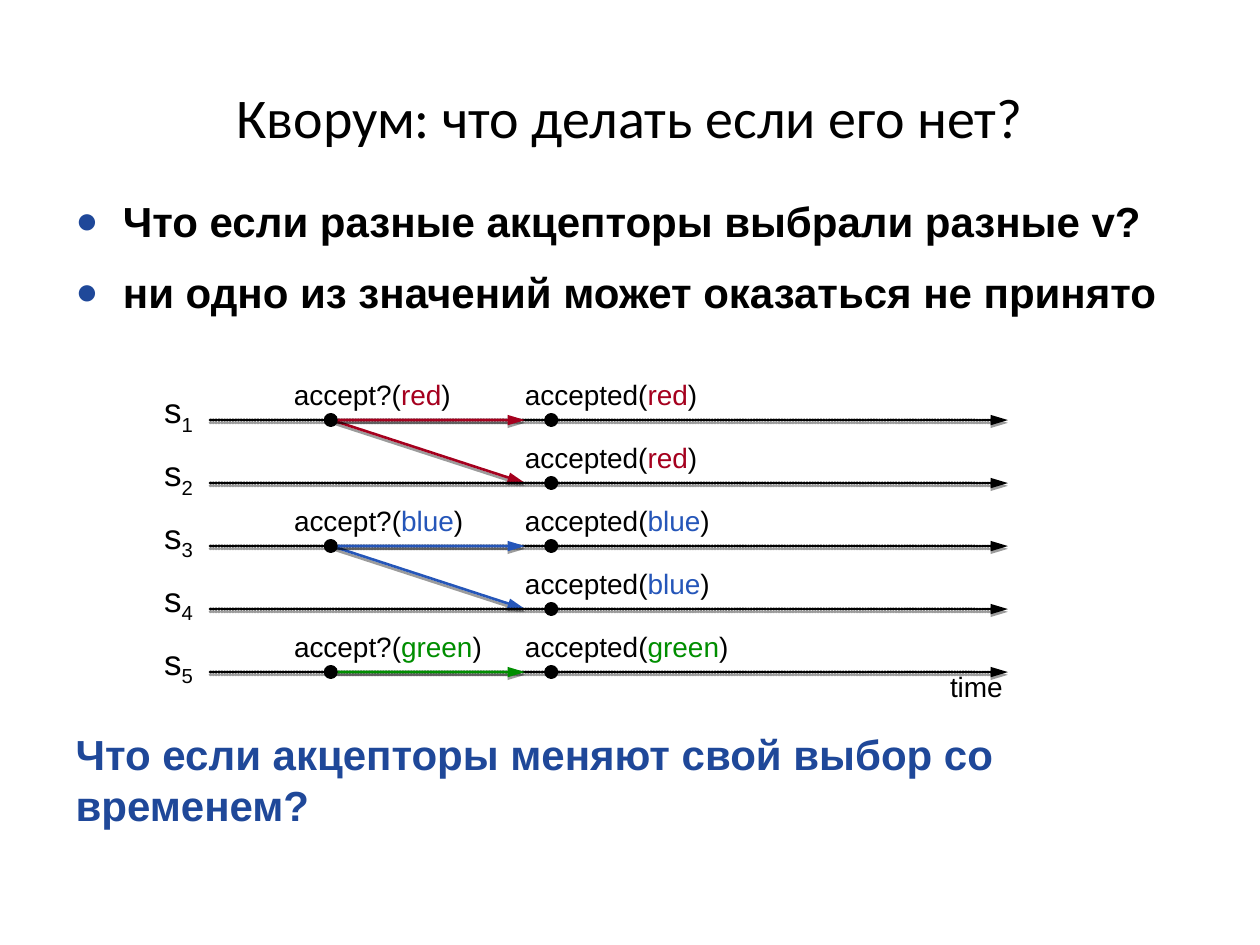
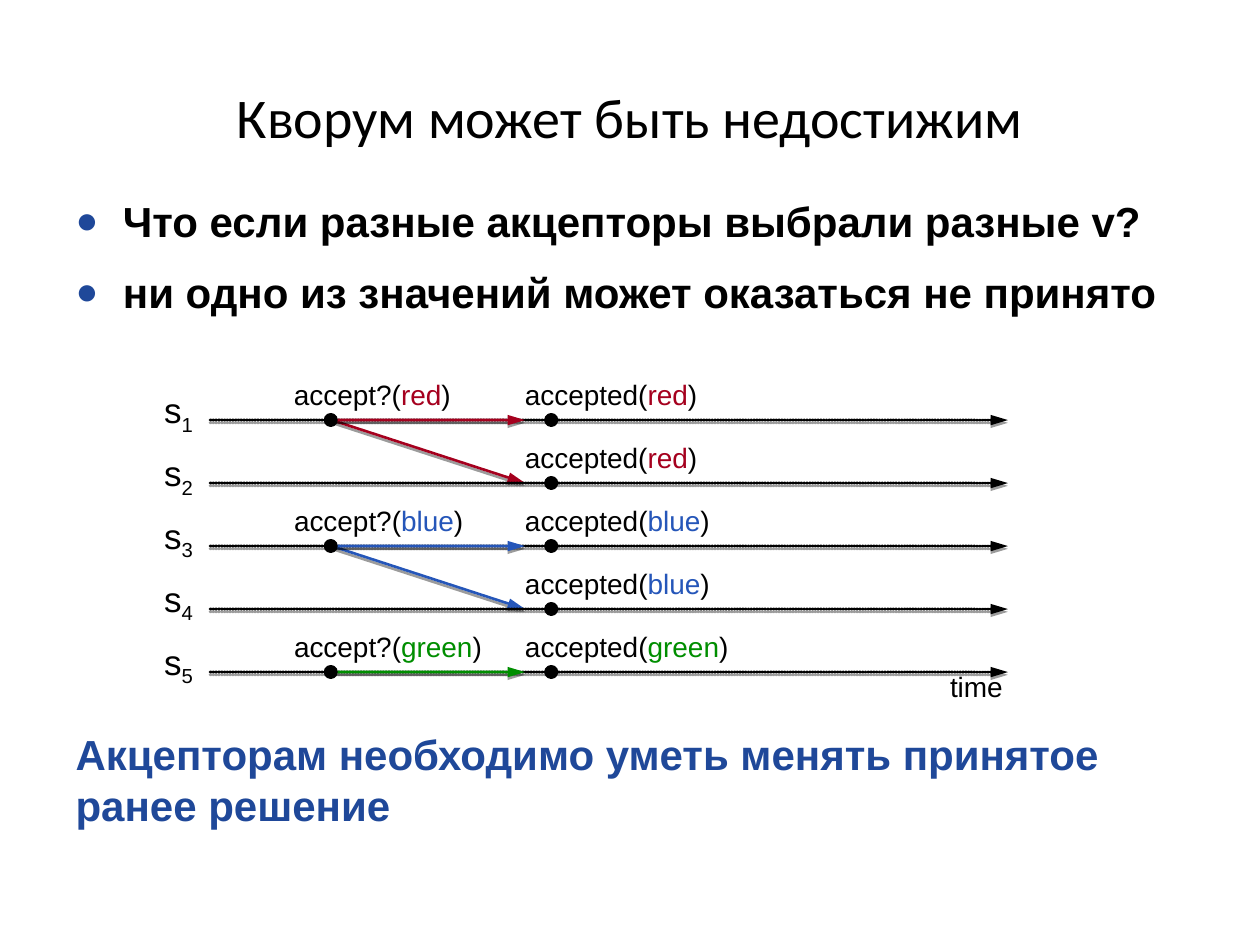
Before and after one commit to kostja/lectures, a slide deck: slide 7 of 2016/11_paxos.odp. Drawn at 1260x945 pixels with LibreOffice and Linux fonts; fonts in the diff are those of the drawing. Boxes give left, top, right and bottom in pixels: in the first picture for what was removed or moved away, otherwise in the second. Text is boxed around its words. In the diff, an @@ line names an element or a change of style, - is before the commit and + after.

```diff
--- a/2016/11_paxos.odp
+++ b/2016/11_paxos.odp
@@ title at (237,100,1023,148): text changed @@
-Кворум: что делать если его нет?
+Кворум может быть недостижим
@@ text at (76,739,1099,829): text changed @@
-Что если акцепторы меняют свой выбор со временем?
+Акцепторам необходимо уметь менять принятое ранее решение
```
Also in this commit, not shown: 9 other slides changed, 1 slide added, 2 other files.
